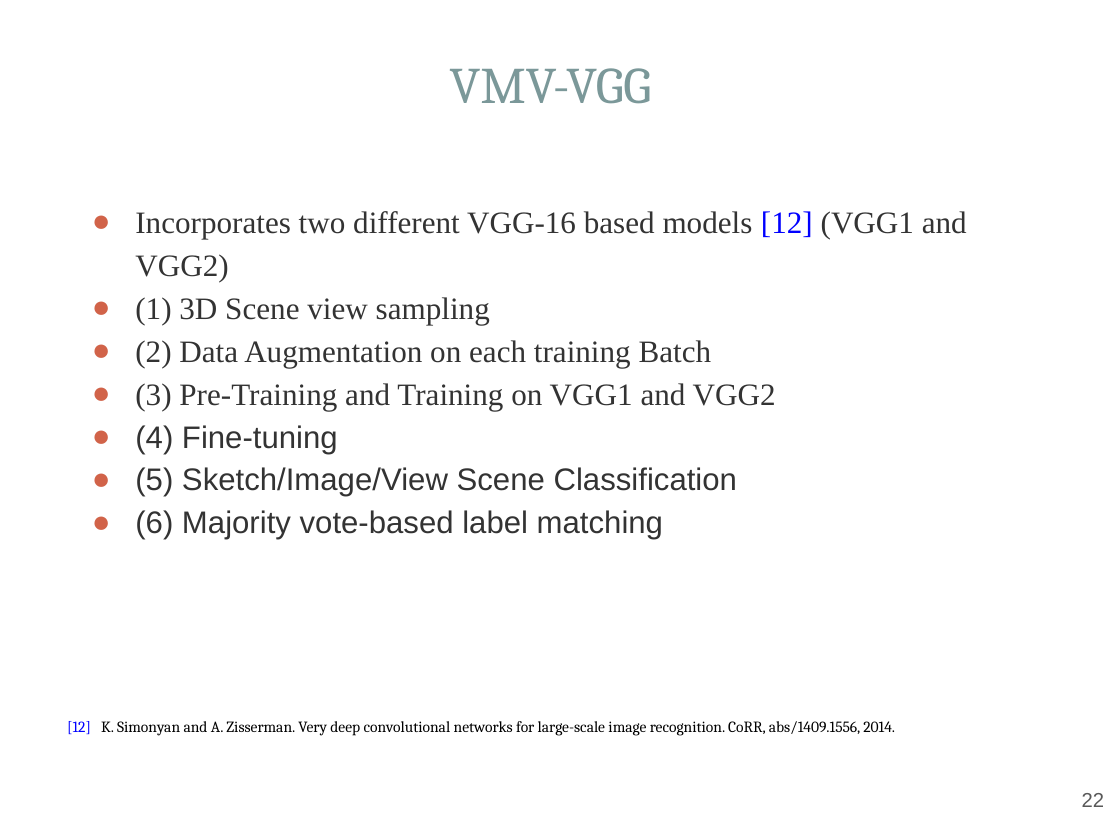
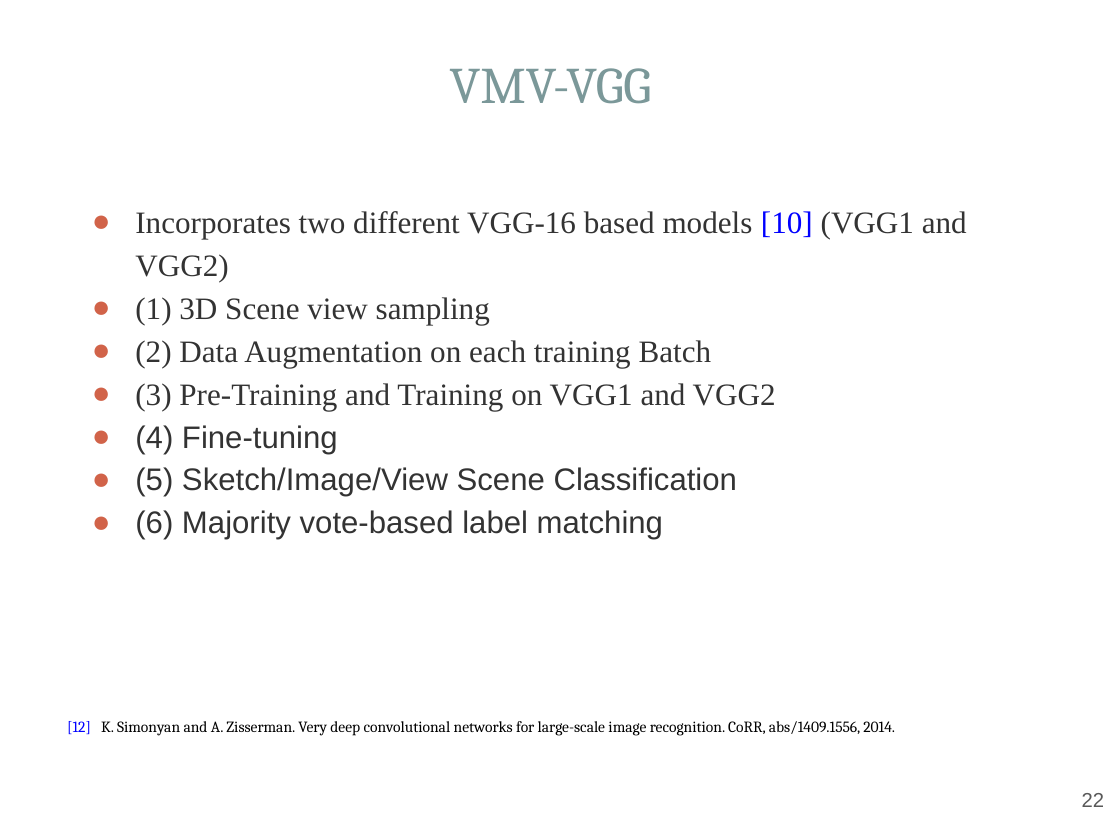
Before and after one commit to Hammania689/shrec_2019, a slide deck: slide 22 of mipr_slides/MIPR.pptx. Drawn at 1120x840 pixels with LibreOffice and Linux fonts; fonts in the diff are those of the drawing. Boxes give left, top, right and bottom in pixels: in the first picture for what was removed or moved away, otherwise in the second. Text is boxed around its words. In the diff, an @@ line names an element or a change of style, - is before the commit and + after.

```diff
--- a/mipr_slides/MIPR.pptx
+++ b/mipr_slides/MIPR.pptx
@@ text at (135,211,967,281): text changed @@
-● Incorporates two different VGG-16 based models [12] (VGG1 and VGG2)
+● Incorporates two different VGG-16 based models [10] (VGG1 and VGG2)
```
Also in this commit, not shown: 3 other slides changed, 3 other files.
